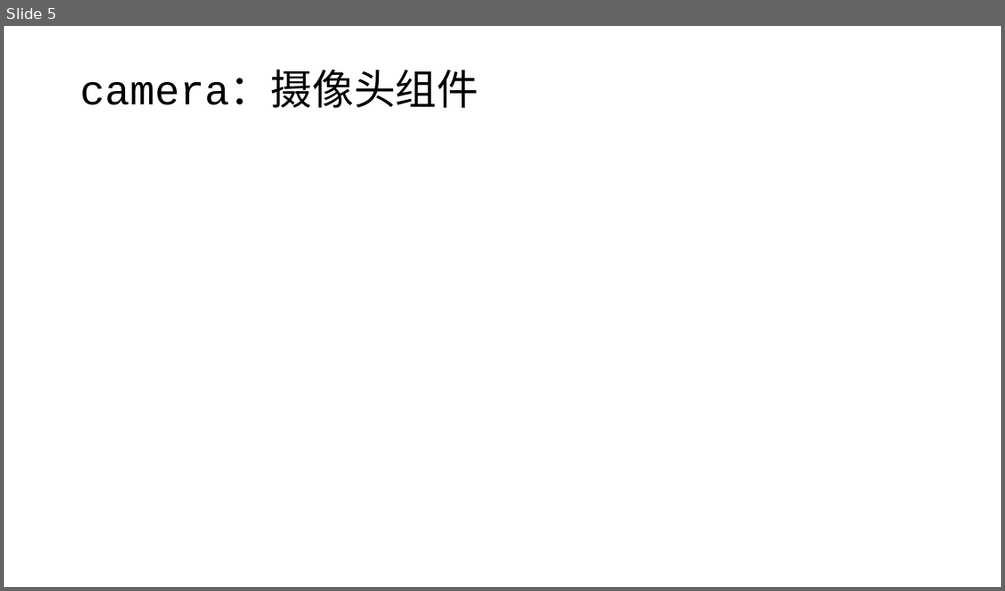
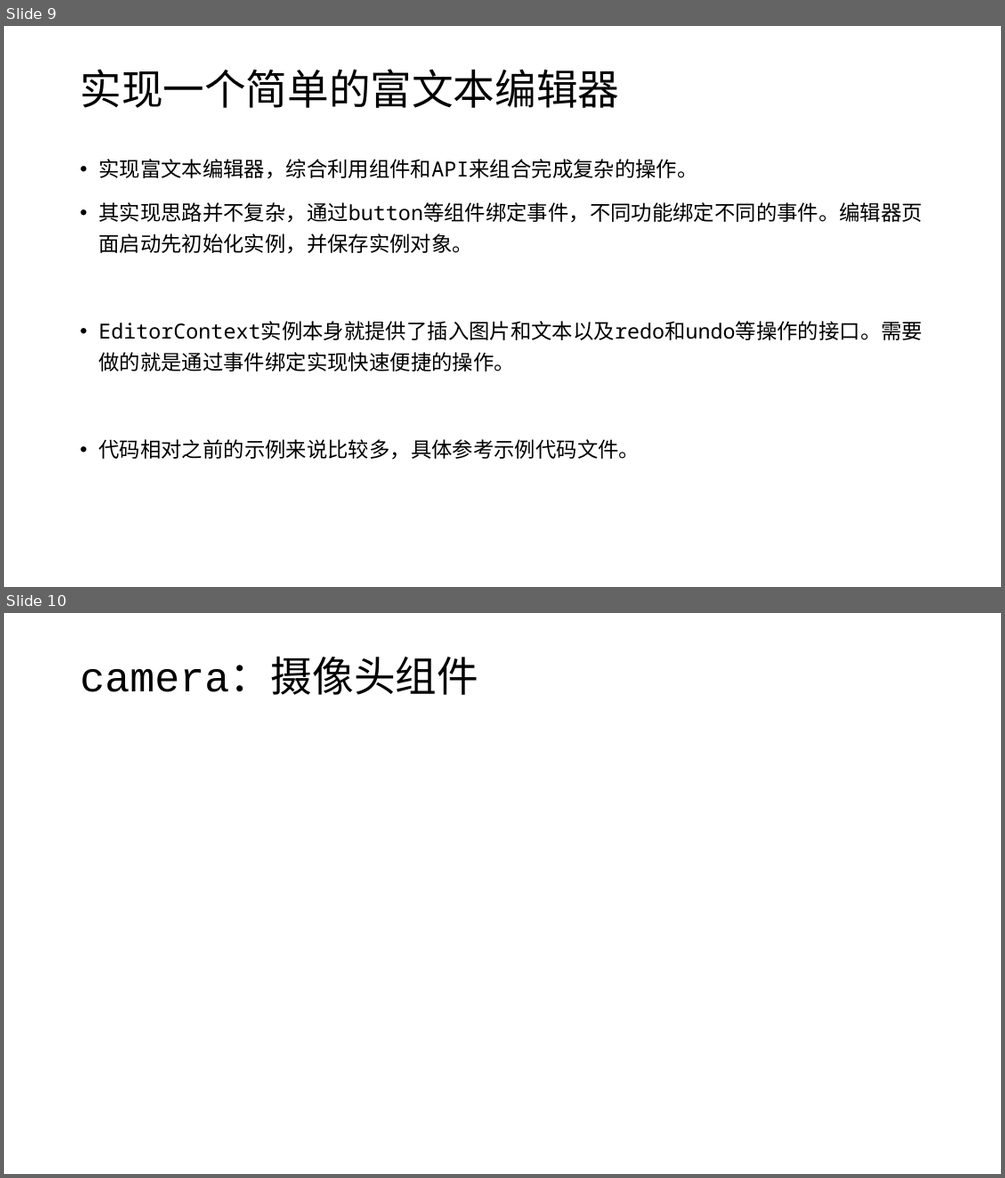
Before and after one commit to edu2act/course-wechat-and-miniprogram, a slide deck: materials/ch04/ch04-复杂组件使用和API调用.pptx. Shown one above the other, each under a label of ours: slide 5 before the commit, slides 9 and 10 after it. The pictures are 1005x591 and 1005x1178 pixels, drawn with LibreOffice and Linux fonts; fonts in the diff are those of the drawing. Boxes give left, top, right and bottom in pixels: in the first picture for what was removed or moved away, otherwise in the second. Text is boxed around its words. In the diff, an @@ line names an element or a change of style, - is before the commit and + after.

```diff
--- a/materials/ch04/ch04-复杂组件使用和API调用.pptx
+++ b/materials/ch04/ch04-复杂组件使用和API调用.pptx
@@ slide 9 added at bbox=[4, 26, 1001, 587], background #FFFFFF @@
@@ title added at bbox=[80, 69, 619, 108], 40 pt, text #000000 @@
+实现一个简单的富文本编辑器
@@ text added at bbox=[98, 159, 922, 459], 20 pt, text #000000 @@
+• 实现富文本编辑器，综合利用组件和API来组合完成复杂的操作。
+• 其实现思路并不复杂，通过button等组件绑定事件，不同功能绑定不同的事件。编辑器页面启动先初始化实例，并保存实例对象。
+• EditorContext实例本身就提供了插入图片和文本以及redo和undo等操作的接口。需要做的就是通过事件绑定实现快速便捷的操作。
+• 代码相对之前的示例来说比较多，具体参考示例代码文件。
@@ what was slide 5 is now slide 10 @@
```
Also in this commit, not shown: 2 slides changed, 6 other slides added, 7 slides removed, 6 other files.
